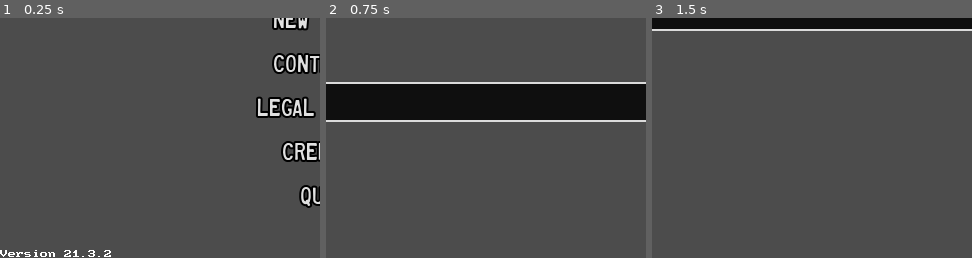
Above: before the commit, frames 1-3 (left to right).
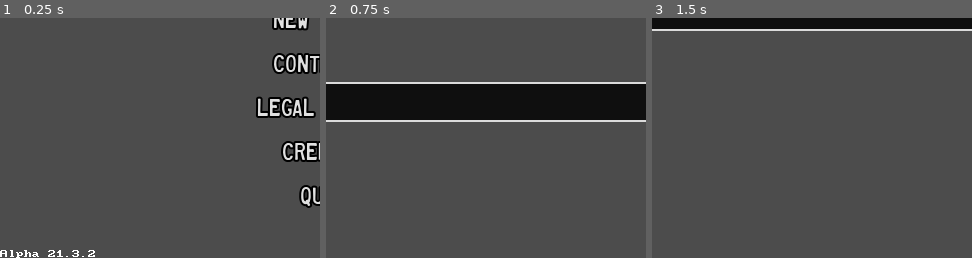
Above: after the commit, the same moments.

Repository: swashdev/minigame-madness
Game: Godot game, scene res://master/scenes/master.tscn
The game is run twice, just before and just after one commit, with the same random seed, the same clock (stepped at 60 frames per second) and the same inputs.
Inputs (mouse positions are % of the whole screen's width and height, from its top left):
- Up to frame 1 (0.25 s): no input
- Up to frame 2 (0.75 s): click "New Game" at 0.5 s
- Up to frame 3 (1.5 s): tap Enter at 1.25 s; move the mouse to (72, 45) at 1.27 s; hold Right (move_right) from 1.28 s (still down); hold Space (action) from 1.28 s (still down)
The pictures show only the part of the screen within x 0-50%, y 50-100%; the shares and areas given below are measured in that part.

The runs differ from the first frame. In frame 1, 0.3% of the frame differs, in the area x 0-35%, y 96-100%; in frame 2, nothing differs; in frame 3, nothing differs.

Commit message:
[MASTER] add a label to indicate build type.
A variable "Version Type," settable in the scene view, will indicate the
build type of the game, either Prerelease, Alpha, Beta, or Release.
This will be indicated alongside the version number on the main menu.

In the case of Release, this is indicated as simply "Version."

Diff:
--- a/master/scripts/master.gd
+++ b/master/scripts/master.gd
@@ -16,11 +16,15 @@
 export (int, 1, 7) var _version_day
 export (int) var _hotfix = 0
 
+# "Version Type" is a prefix added to the version number to indicate that it is
+# a prerelease version, an alpha, &c.
+enum BuildType { PRERELEASE, ALPHA, BETA, RELEASE }
+export (BuildType) var _version_type = 1
 
 # Perform final setup.
 func _ready():
 	$MainMenu.set_version_number( _version_year, _version_week, _version_day,
-			_hotfix )
+			_hotfix, _version_type )
 
 	# Populate the debug menu.
 	var minigames = $Main/MinigameCanvas.Minigames.size()
--- a/master/scripts/menus/main_menu.gd
+++ b/master/scripts/menus/main_menu.gd
@@ -40,14 +40,27 @@
 
 
 # Sets the version number for the label.
-func set_version_number( year: int, week: int, day: int, hotfix: int = 0 ):
+func set_version_number( year: int, week: int, day: int, hotfix: int = 0,
+		build_type: int = 1 ):
 	var version = "%d.%d.%d" % [year, week, day]
 	var hotfix_label
 	if hotfix > 0:
 		hotfix_label = "-hotfix%d" % hotfix
 	else:
 		hotfix_label = ""
-	var full_version_string = "Version %s%s" % [version, hotfix_label]
+
+	var type: String
+	match build_type:
+		0: # Prerelease
+			type = "Prerelease"
+		1: # Alpha
+			type = "Alpha"
+		2: # Beta
+			type = "Beta"
+		_: # Release
+			type = "Version"
+
+	var full_version_string = "%s %s%s" % [type, version, hotfix_label]
 	$VersionNumberLabel.text = full_version_string
 
 
